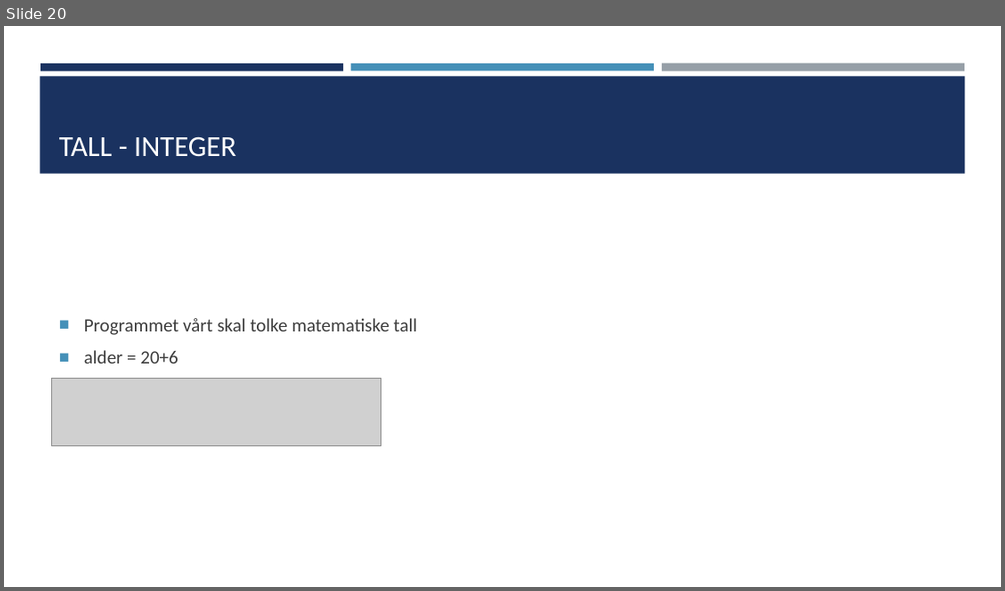
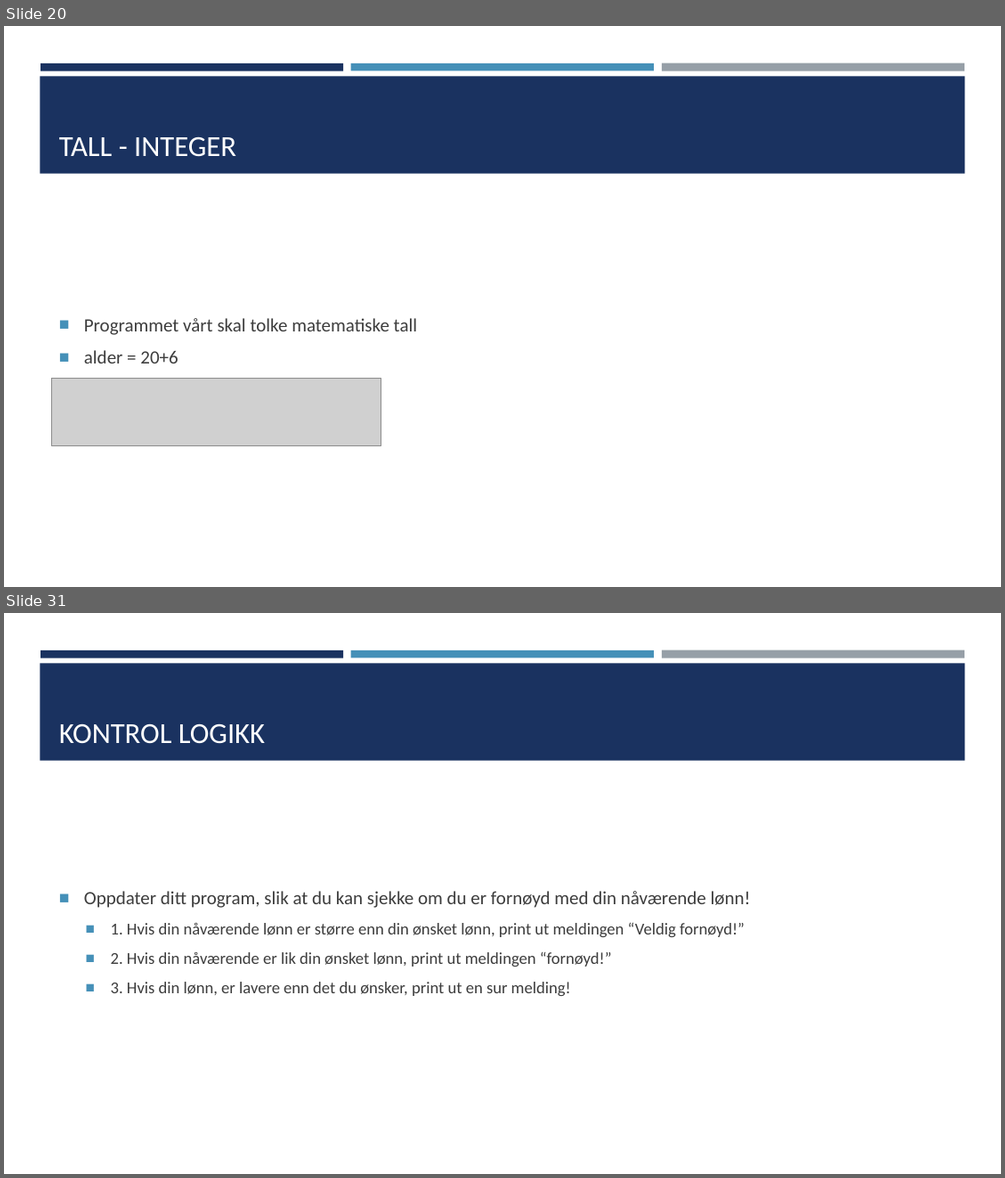
Before and after one commit to TheCodeAddiction/Learn-Python-Workshop, a slide deck: koding workshop powerpoint.pptx. Shown one above the other, each under a label of ours: slide 20 before the commit, slides 20 and 31 after it; the slides between them are not shown. The pictures are 1005x591 and 1005x1178 pixels, drawn with LibreOffice and Linux fonts; fonts in the diff are those of the drawing; grey boxes stand for pictures. Boxes give left, top, right and bottom in pixels: in the first picture for what was removed or moved away, otherwise in the second. Text is boxed around its words. In the diff, an @@ line names an element or a change of style, - is before the commit and + after.

Commit message:
Added Control logic and dynmic printing with vars. Also updated a lot of the task to fit the flow better.

```diff
--- a/koding workshop powerpoint.pptx
+++ b/koding workshop powerpoint.pptx
@@ slide 31 added at [4, 613, 1001, 1174], background #FFFFFF; not listed: 4 template elements that a slide beside it also shows @@
@@ title added at [59, 724, 265, 744], 28 pt, text #FFFFFF @@
+KONTROL LOGIKK
@@ text added at [84, 891, 751, 996], 16 pt, text #3D3D3D @@
+■ Oppdater ditt program, slik at du kan sjekke om du er fornøyd med din nåværende lønn!
+  ■ 1. Hvis din nåværende lønn er større enn din ønsket lønn, print ut meldingen “Veldig fornøyd!”
+  ■ 2. Hvis din nåværende er lik din ønsket lønn, print ut meldingen “fornøyd!”
+  ■ 3. Hvis din lønn, er lavere enn det du ønsker, print ut en sur melding!
```
Also in this commit, not shown: 1 slide changed, 10 other slides added, 6 other files.
